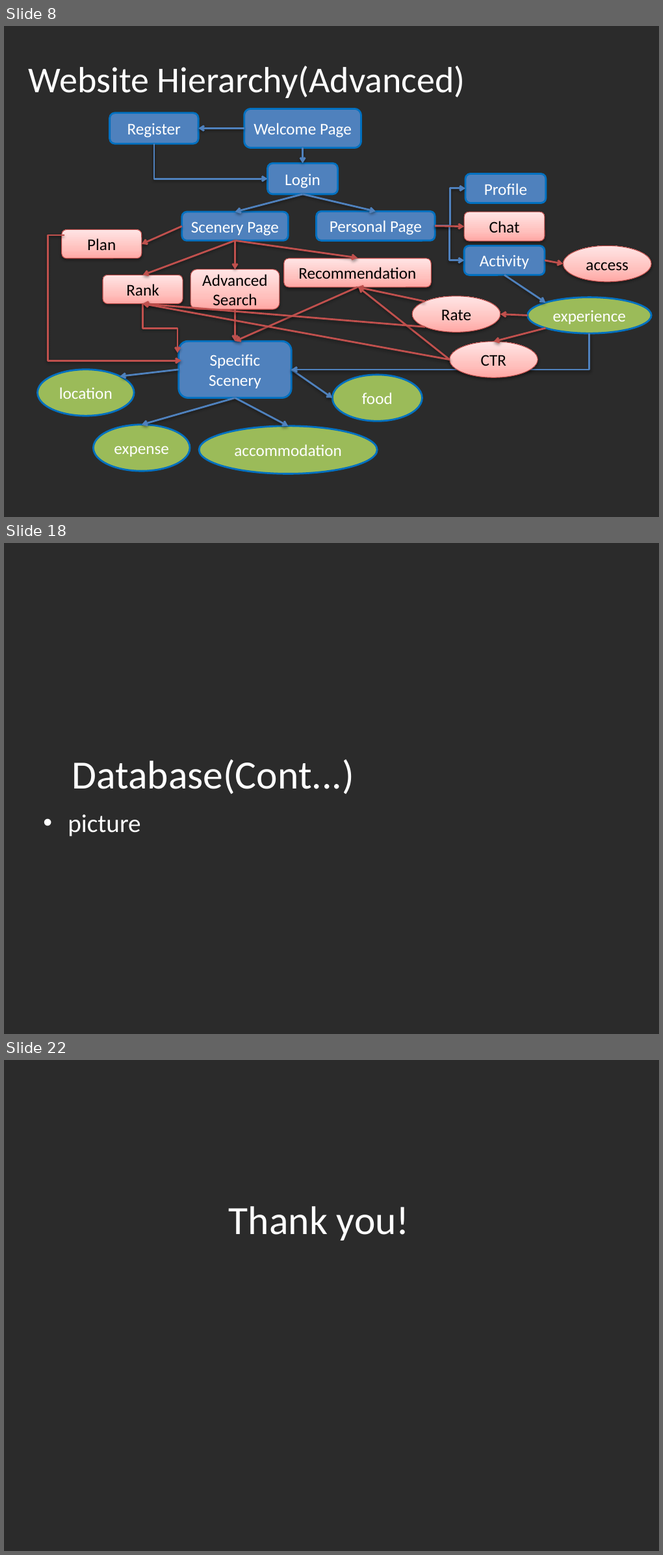
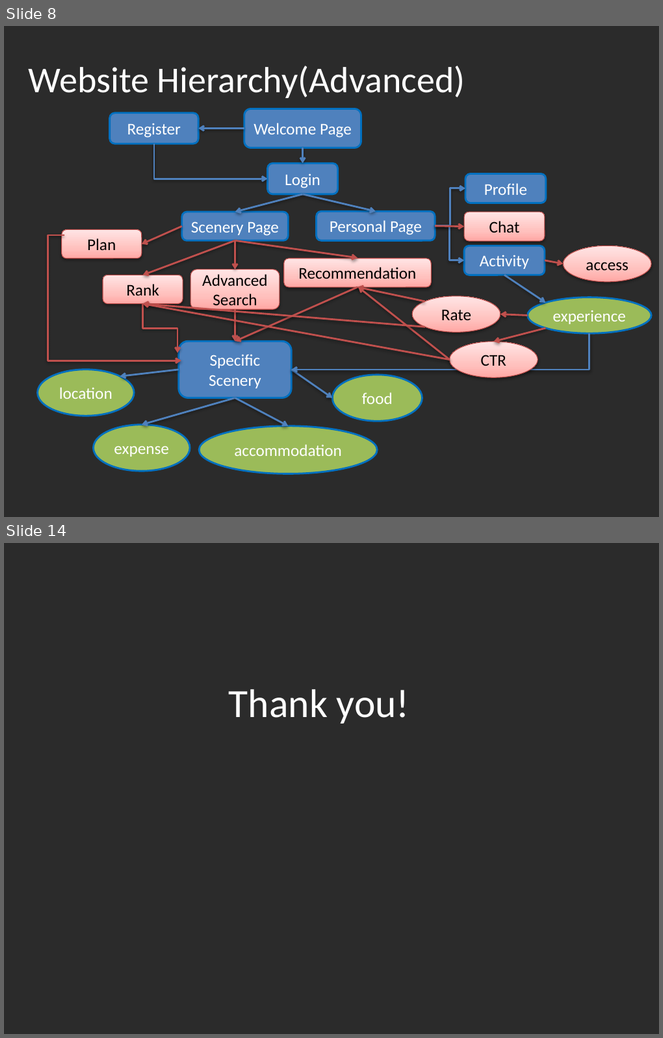
Before and after one commit to fighteriris/512_Final, a slide deck: 512副本.pptx. Shown one above the other, each under a label of ours: slides 8, 18 and 22 before the commit, slides 8 and 14 after it; the slides between them are not shown. The pictures are 663x1555 and 663x1038 pixels, drawn with LibreOffice and Linux fonts; fonts in the diff are those of the drawing; background and template pictures are left out; a plain dark background stands for a picture behind light text. Boxes give left, top, right and bottom in pixels: in the first picture for what was removed or moved away, otherwise in the second. Text is boxed around its words. In the diff, an @@ line names an element or a change of style, - is before the commit and + after.

```diff
--- a/512副本.pptx
+++ b/512副本.pptx
@@ slide 18 removed at <box>4,543,659,1034</box>, background picture (left out) @@
@@ title removed at <box>72,759,354,795</box> @@
-Database(Cont...)
@@ text removed at <box>68,815,140,837</box> @@
-• picture
@@ what was slide 22 is now slide 14 @@
```
Also in this commit, not shown: 1 slide changed, 4 slides added, 11 other slides removed.
